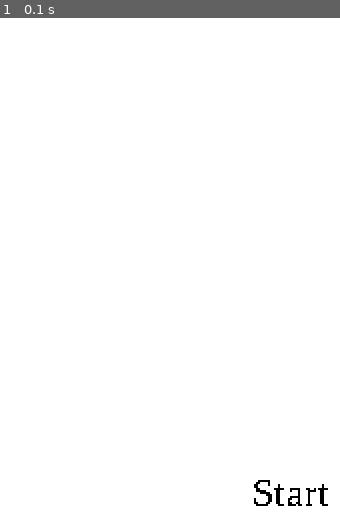
Above: before the commit, frame 1.
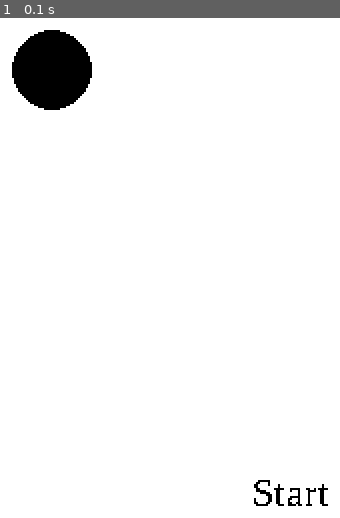
Above: after the commit, the same moment.

Repository: Woookeyyy/C_Projects
Game: pygame game, started from Pygame/main.py
Two runs of this game, one before a commit and one after it. Both use one fixed random seed, a clock stepped at 60 frames per second and the inputs below.
Inputs:
- Up to frame 1 (0.1 s): no input

The runs differ from the first frame. In frame 1, 2.9% of the frame differs, in the area x 3-28%, y 2-19%.

Commit message:
Draw Circle

Diff:
--- a/Pygame/main.py
+++ b/Pygame/main.py
@@ -54,6 +54,7 @@
     surface.fill(white)
     #surface.blit(python, (move_x,move_y))
     surface.blit(text,(300,400))
+    pygame.draw.circle(surface, black, (200,200), 20)
     win.update()
     clock.tick(30)
 pygame.quit()
